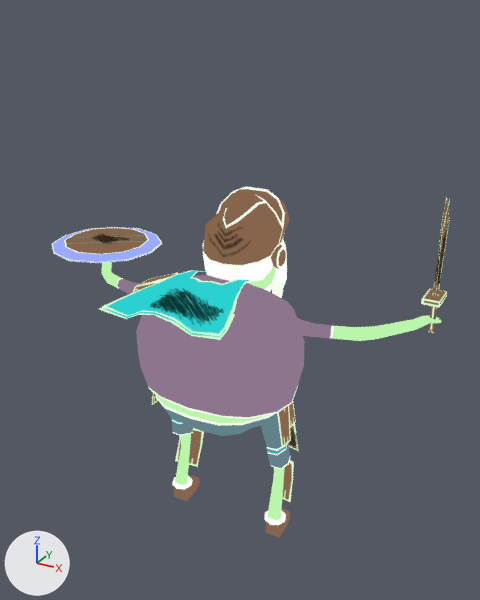
An edit to the glTF model godot/assets/models/battle/summons/Earl.glb, drawn before and after from the same camera.
Rendered twice from a camera (50 mm lens) standing at (0.152, -0.26, 0.268) and looking at (0.005, 0.007, 0.134). The lights are fixed; the arrows at lower left show +X, +Y and +Z. The picture after the commit comes second. Both versions are drawn at frame 13 of the action 'Elder_Intro'; the numbers are the values there. Vertices at exactly the same position are counted once.

Objects in the first picture: 'Smoldering Elder'.
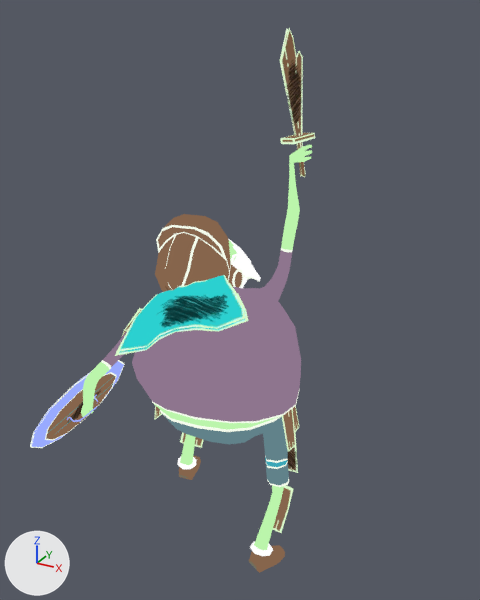
What differs and where, as boxes (x1, y1, x2, y2) in the pictures (480 x 600 px; the box of a moved part takes in the faces that stretch with it):
'Smoldering Elder', reshaped, rescaled, moved, turned
    before: (52, 187, 450, 538)
    after: (30, 28, 315, 573)
part 1 of me_smoldering_elder, moved or reshaped
    before: (264, 511, 286, 525)
    after: (250, 542, 273, 556)
part 2 of me_smoldering_elder, moved or reshaped
    before: (172, 476, 193, 490)
    after: (177, 457, 197, 469)
part 3 of me_smoldering_elder, moved or reshaped
    before: (175, 428, 204, 467)
    after: (180, 432, 203, 448)
part 4 of me_smoldering_elder, moved or reshaped
    before: (282, 461, 293, 502)
    after: (273, 485, 293, 533)
part 5 of me_smoldering_elder, moved or reshaped
    before: (99, 307, 235, 340)
    after: (115, 293, 248, 356)
part 6 of me_smoldering_elder, moved or reshaped
    before: (53, 243, 162, 263)
    after: (31, 360, 125, 448)
part 7 of me_smoldering_elder, moved or reshaped
    before: (52, 227, 162, 262)
    after: (30, 360, 120, 447)
part 8 of me_smoldering_elder, moved or reshaped (not visible before)
    after: (67, 395, 98, 422)
part 9 of me_smoldering_elder, moved or reshaped
    before: (421, 289, 447, 307)
    after: (280, 133, 315, 144)
part 10 of me_smoldering_elder, moved or reshaped
    before: (431, 200, 450, 333)
    after: (281, 28, 306, 177)
part 11 of me_smoldering_elder, moved or reshaped
    before: (428, 197, 448, 332)
    after: (280, 28, 301, 177)
part 12 of me_smoldering_elder, moved or reshaped
    before: (101, 187, 441, 538)
    after: (81, 145, 312, 573)

Patch to the scene script:
```diff
--- a/godot/assets/models/battle/summons/Earl.glb.py
+++ b/godot/assets/models/battle/summons/Earl.glb.py
@@ me_smoldering_elder @@
 # used by ob_smoldering_elder; parent = ob_earl; location = (0.0, 0.0, 0.0); rotation_euler = (1.571, 0.0, 0.0), in degrees (90, 0, 0)
-me_smoldering_elder.from_pydata(...)  # 1460 vertices, 2536 faces; spans x -2.54..1.99, y 0.02..3.87, z -1.19..1.16
+me_smoldering_elder.from_pydata(...)  # 1460 vertices, 2536 faces; spans x -1.69..0.88, y -1.39..1.12, z 0.02..5.2
+# me_smoldering_elder part 1: the loose piece of 56 vertices spanning x 0.48..0.73, y 0.2..0.26, z -0.15..0.1 is multiplied about its middle by the matrix ((0.949, 0.046, -0.236), (-0.239, 0.279, -0.907), (0.025, 0.937, 0.282)), then moved by (0.08, -0.7, 0.25)
+# me_smoldering_elder part 2: the loose piece of 56 vertices spanning x -0.73..-0.48, y 0.2..0.26, z -0.15..0.1 is multiplied about its middle by the matrix ((0.99, 0.076, 0.113), (0.116, -0.043, -0.991), (-0.071, 0.995, -0.052)), then moved by (-0.16, 0.13, 0.26)
+# me_smoldering_elder part 3: the loose piece of 6 vertices spanning x -0.75..-0.45, y 0.39..0.89, z -0.28..-0.09 is multiplied about its middle by the matrix ((0.99, 0.101, 0.097), (0.104, -0.059, -0.993), (-0.094, 0.993, -0.069)), then moved by (-0.13, -0.14, 0.83)
+# me_smoldering_elder part 4: the loose piece of 6 vertices spanning x 0.45..0.75, y 0.39..0.89, z -0.28..-0.09 is multiplied about its middle by the matrix ((0.99, 0.023, -0.141), (-0.139, 0.375, -0.917), (0.032, 0.927, 0.374)), then moved by (0.11, -0.79, 0.73)
+# me_smoldering_elder part 5: the loose piece of 21 vertices spanning x -0.62..0.62, y 2.89..3.04, z 0.69..1.16 is multiplied about its middle by the matrix ((0.874, -0.213, 0.437), (0.366, -0.301, -0.88), (0.319, 0.929, -0.185)), then moved by (0.04, -3.79, 1.91)
+# me_smoldering_elder part 6: the loose piece of 49 vertices spanning x -2.54..-1.27, y 2.78..2.81, z -1.19..0.1 is multiplied about its middle by the matrix ((0.469, -0.852, 0.232), (0.502, 0.041, -0.864), (0.727, 0.521, 0.448)), then moved by (0.57, -3.55, 2.05)
+# me_smoldering_elder part 7: the loose piece of 49 vertices spanning x -2.54..-1.27, y 2.83..2.87, z -1.19..0.1 is multiplied about its middle by the matrix ((0.469, -0.852, 0.232), (0.502, 0.041, -0.864), (0.727, 0.521, 0.448)), then moved by (0.53, -3.6, 2.08)
+# me_smoldering_elder part 8: the loose piece of 18 vertices spanning x -2.07..-1.73, y 2.67..2.77, z -0.69..-0.39 is multiplied about its middle by the matrix ((0.469, -0.852, 0.232), (0.502, 0.041, -0.864), (0.727, 0.521, 0.448)), then moved by (0.64, -3.48, 2.01)
+# me_smoldering_elder part 9: the loose piece of 8 vertices spanning x 1.82..1.98, y 2.9..2.95, z -0.7..-0.42 is multiplied about its middle by the matrix ((0.934, -0.137, -0.33), (-0.336, -0.026, -0.941), (0.12, 0.99, -0.07)), then moved by (-1.37, -2.47, 4.82)
+# me_smoldering_elder part 10: the loose piece of 17 vertices spanning x 1.92..1.94, y 2.56..3.87, z -0.7..-0.42 is multiplied about its middle by the matrix ((0.934, -0.137, -0.33), (-0.336, -0.026, -0.941), (0.12, 0.99, -0.07)), then moved by (-1.41, -2.78, 5.12)
+# me_smoldering_elder part 11: the loose piece of 16 vertices spanning x 1.88..1.91, y 2.56..3.87, z -0.7..-0.42 is multiplied about its middle by the matrix ((0.934, -0.137, -0.33), (-0.336, -0.026, -0.941), (0.12, 0.99, -0.07)), then moved by (-1.41, -2.77, 5.11)
+# me_smoldering_elder part 12: 1126 of 1460 vertices moved; they spanned x -1.99..1.99, y 0.02..3.75, z -0.89..1.14 and now span x -1.3..0.88, y -1.2..1.12, z 0.02..4.2; mean shift (-0.17, -2.28, 2.4); largest move (0.12, 3.69, -0.66) -> (-0.25, -0.14, 3.46)
+# other edits to the shape of me_smoldering_elder do not show in these pictures
 me_smoldering_elder.materials.append(mat_smolderingelder)
@@ ob_smoldering_elder @@
 ob_smoldering_elder = bpy.data.objects.new('Smoldering Elder', me_smoldering_elder)
-ob_smoldering_elder.parent = ob_earl
 ob_smoldering_elder.location = (0.0, 0.0, 0.0)
-ob_smoldering_elder.rotation_euler = (1.571, 0.0, 0.0)  # degrees (90, 0, 0)
+ob_smoldering_elder.scale = (0.05, 0.05, 0.05)
```
